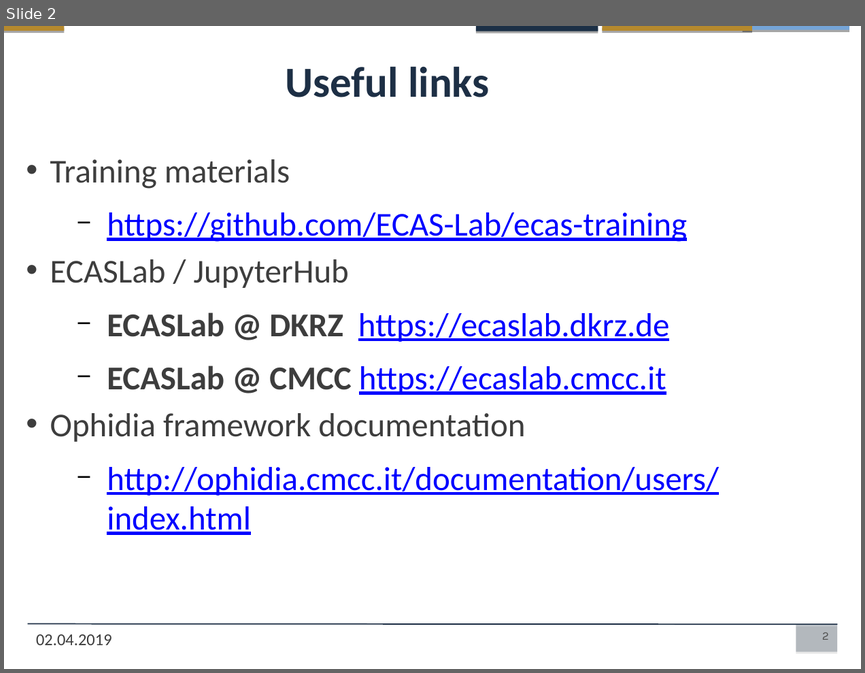
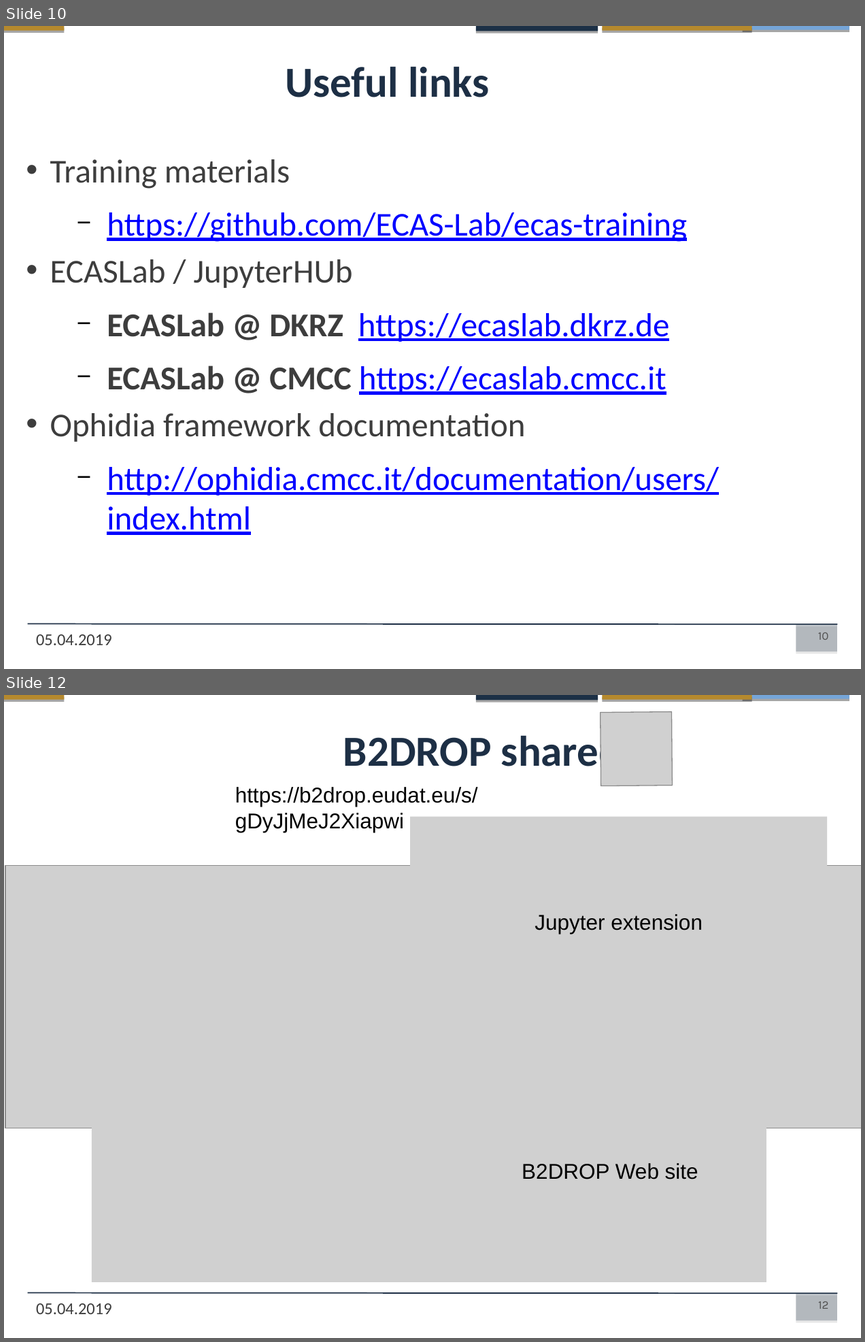
Before and after one commit to ECAS-Lab/ecas-training, a slide deck: egu_2019/slides/ecas_presentation_egu19.pptx. Shown one above the other, each under a label of ours: slide 2 before the commit, slides 10 and 12 after it; the slides between them are not shown. The pictures are 865x673 and 865x1342 pixels, drawn with LibreOffice and Linux fonts; fonts in the diff are those of the drawing; grey boxes stand for pictures; background and template pictures are left out. Boxes give left, top, right and bottom in pixels: in the first picture for what was removed or moved away, otherwise in the second. Text is boxed around its words. In the diff, an @@ line names an element or a change of style, - is before the commit and + after.

```diff
--- a/egu_2019/slides/ecas_presentation_egu19.pptx
+++ b/egu_2019/slides/ecas_presentation_egu19.pptx
@@ slide 12 added at box(4, 695, 861, 1338), background picture (left out); not listed: 6 template elements that a slide beside it also shows @@
@@ picture added at box(600, 712, 672, 786) @@
@@ text added at box(343, 730, 621, 777), 36 pt, text #1D2F45, bold @@
+B2DROP shared
@@ text added at box(235, 787, 478, 832), 18 pt, text #000000 @@
+https://b2drop.eudat.eu/s/gDyJjMeJ2Xiapwi
@@ picture added at box(410, 817, 827, 1027), 18 pt, text #000000 @@
+Jupyter extension
@@ picture added at box(6, 866, 861, 1127) @@
@@ picture added at box(92, 1059, 766, 1282), 18 pt, text #000000 @@
+B2DROP Web site
@@ text added at box(36, 1303, 112, 1314), 14 pt, text #3D3D3D @@
+05.04.2019
@@ page number added at box(818, 1301, 829, 1308), 9.8 pt, text #515151 @@
+12
@@ what was slide 2 is now slide 10 @@
@@ slide 10 changed as well @@
@@ text at box(50, 259, 353, 288): text changed @@
-• ECASLab / JupyterHub
+• ECASLab / JupyterHUb
@@ text at box(36, 634, 112, 645): text changed @@
-02.04.2019
+05.04.2019
@@ page number at box(818, 632, 829, 639): text changed @@
-2
+10
```
Also in this commit, not shown: 7 other slides changed, 2 other slides added, 1 other file.
